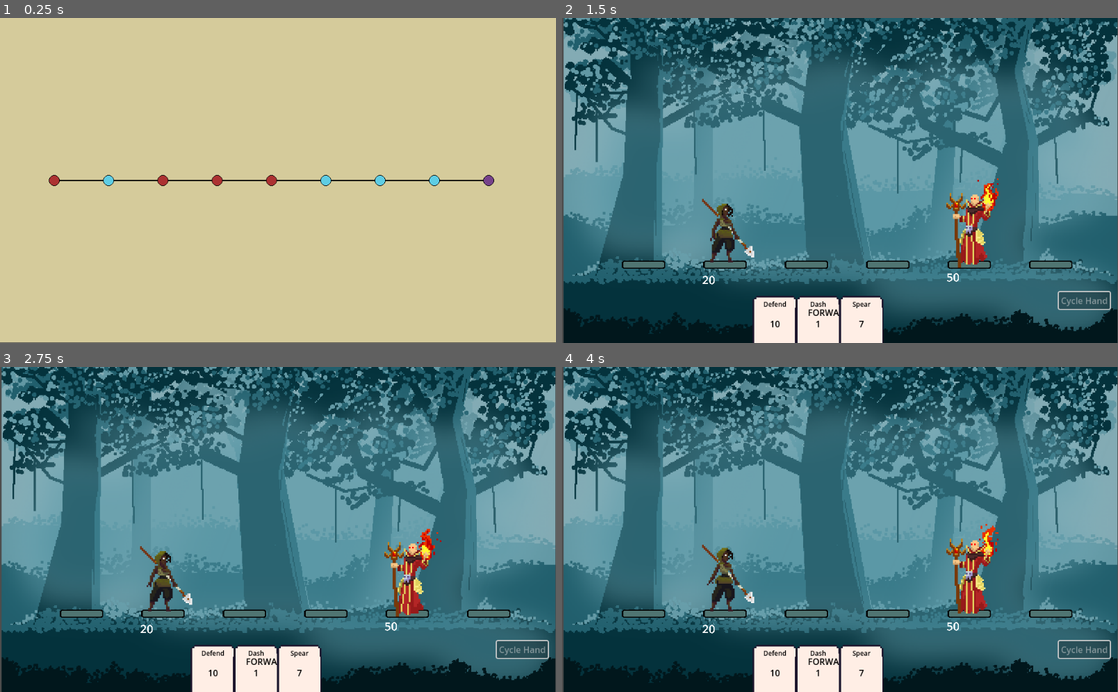
Above: before the commit, frames 1-4 (two rows, left to right).
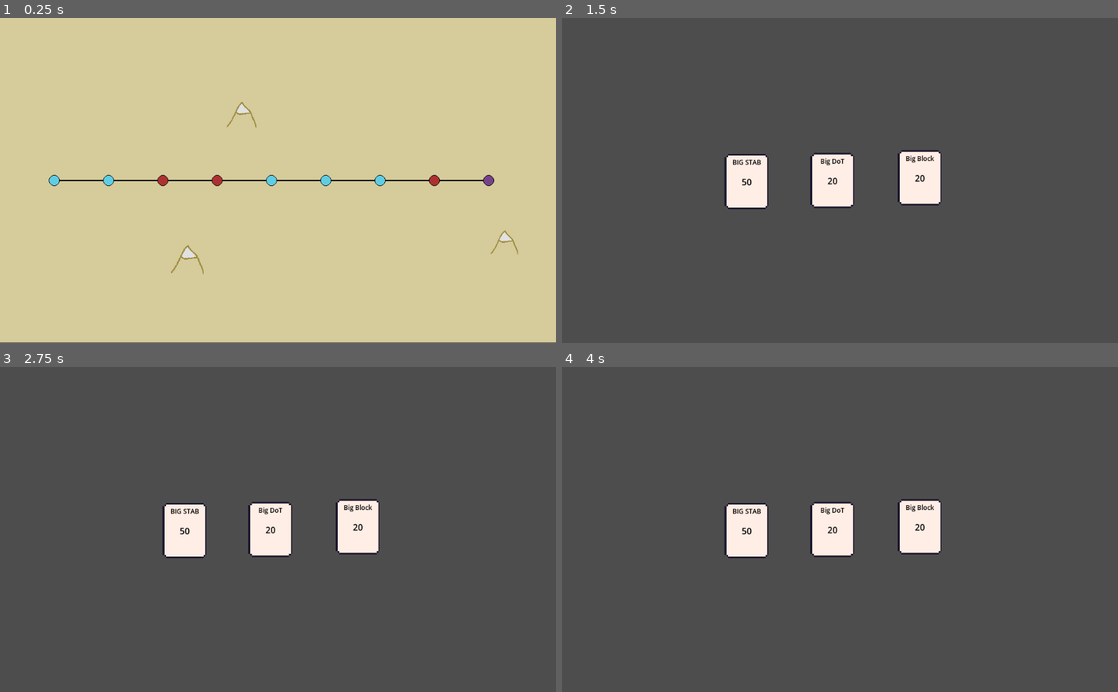
Above: after the commit, the same moments.

Repository: maxnovak/card-battle-time
Game: Godot game, scene res://Game.tscn
The game is run twice, just before and just after one commit, with the same random seed, the same clock (stepped at 60 frames per second) and the same inputs.
Inputs (mouse positions are in pixels of both pictures, inside the frame that each line leads up to):
- Up to frame 1 (0.25 s): no input
- Up to frame 2 (1.5 s): tap Enter at 0.5 s; move the mouse to (617, 180) at 0.52 s; click (617, 180) at 0.67 s; click (1084, 300) at 1.25 s, where only the run before the commit has a clickable "Cycle Hand"
- Up to frame 3 (2.75 s): move the mouse to (211, 672) at 2.02 s; click (211, 672) at 2.17 s
- Up to frame 4 (4 s): move the mouse to (817, 672) at 2.77 s; click (817, 672) at 2.92 s; move the mouse to (862, 672) at 3.52 s; click (862, 672) at 3.67 s

The runs differ from the first frame. In frame 1, 0.4% of the frame differs, in the area x 8-94%, y 25-79%; in frame 2, 100%, in the area x 0-100%, y 0-100%; in frame 3, 100%; in frame 4, 100%.

Commit message:
Add mountains to the map psuedo-randomly

Diff:
--- a/Map/map.gd
+++ b/Map/map.gd
@@ -12,6 +12,7 @@
 var rng = RandomNumberGenerator.new()
 
 func _ready():
+	populateLandscape()
 	createLocations()
 
 func createLocations():
@@ -31,6 +32,25 @@
 	spot.location_event.connect(_on_location_event)
 	add_child(spot, true)
 
+func populateLandscape():
+	#Top Range
+	for i in range(randi_range(1, 3)):
+		var mountain = Sprite2D.new()
+		mountain.texture = load("res://assets/map/mountain.png")
+		mountain.position = Vector2(rng.randi_range(25, 990),rng.randi_range(45, 200)) #45
+		var scale = randf_range(0.5, 1.0)
+		mountain.scale = Vector2(scale, scale)
+		add_child(mountain)
+
+	#Bottom Range
+	for i in range(randi_range(1, 3)):
+		var mountain = Sprite2D.new()
+		mountain.texture = load("res://assets/map/mountain.png")
+		mountain.position = Vector2(rng.randi_range(25, 990),rng.randi_range(400, 575)) #45
+		var scale = randf_range(0.5, 1.0)
+		mountain.scale = Vector2(scale, scale)
+		add_child(mountain)
+
 func _draw():
 	for spot in find_children("Location*", "Node2D", true, false):
 		if spot.parent != null:
Binary file added: assets/map/mountain.png
Not shown, added: assets/map/mountain.png.import
